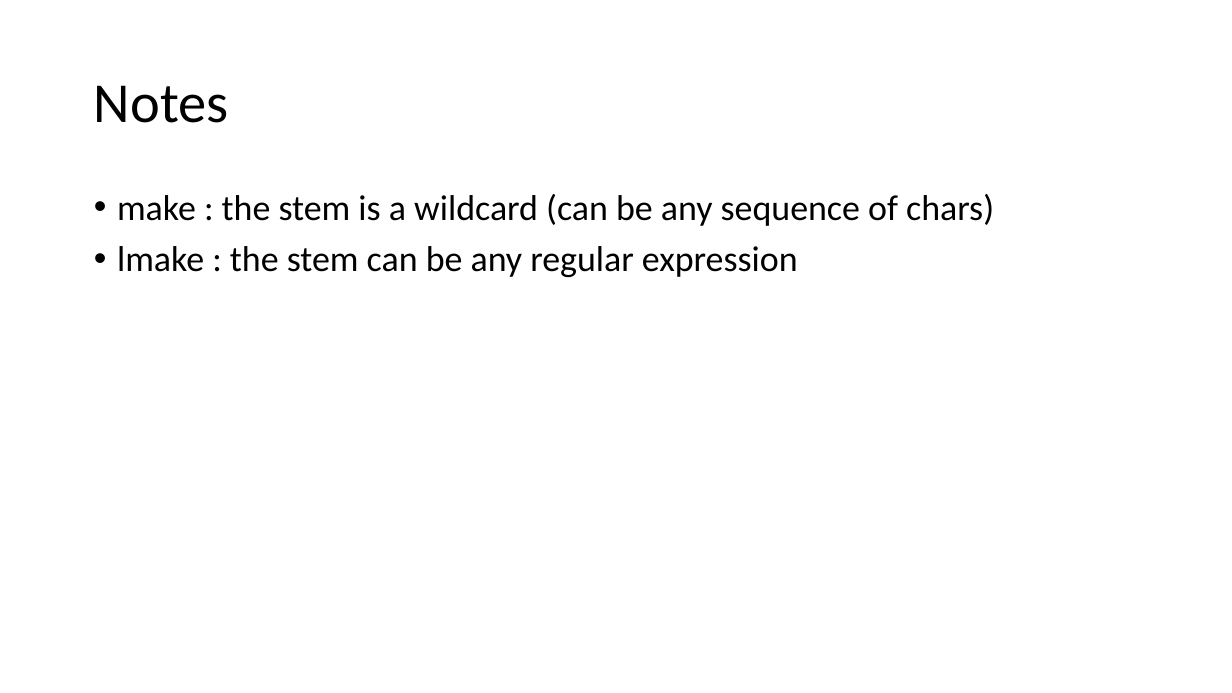
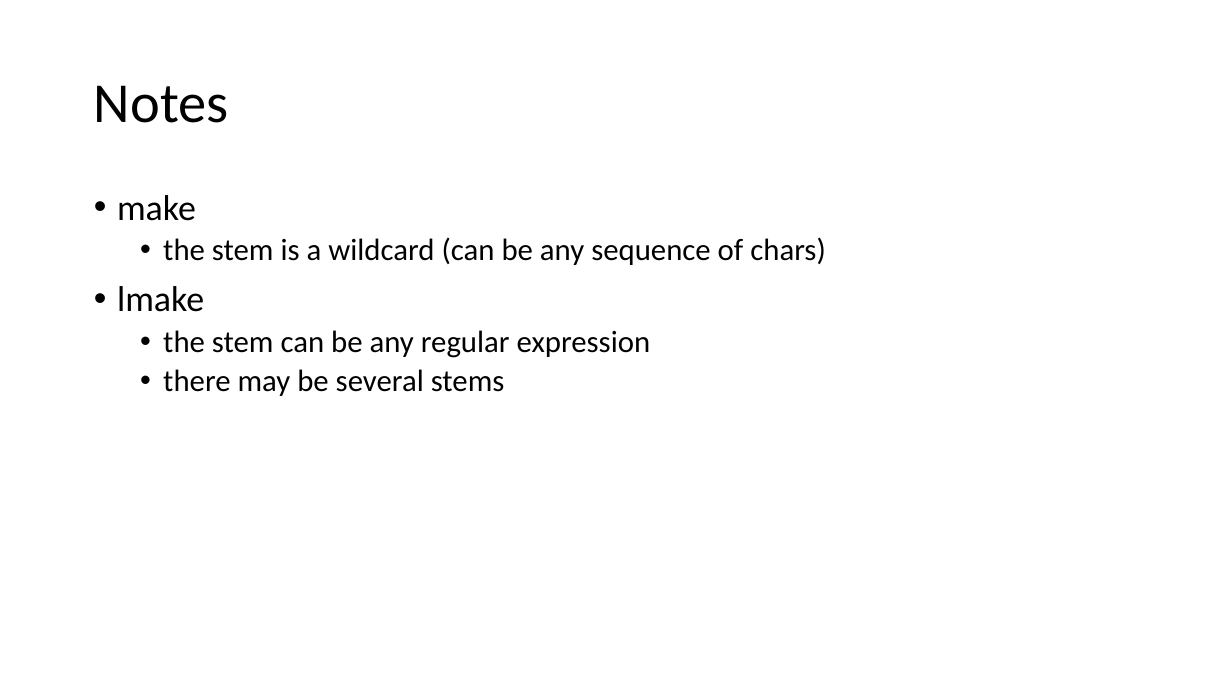
Before and after one commit to cesar-douady/open-lmake, a slide deck: slide 21 of doc/lmake_doc.pptx. Drawn at 1232x693 pixels with LibreOffice and Linux fonts; fonts in the diff are those of the drawing. Boxes give left, top, right and bottom in pixels: in the first picture for what was removed or moved away, otherwise in the second. Text is boxed around its words. In the diff, an @@ line names an element or a change of style, - is before the commit and + after.

```diff
--- a/doc/lmake_doc.pptx
+++ b/doc/lmake_doc.pptx
@@ text at (x1=117, y1=195, x2=826, y2=396): text changed; size 28 to 24 pt @@
-• make : the stem is a wildcard (can be any sequence of chars)
-• lmake : the stem can be any regular expression
+• make
+  • the stem is a wildcard (can be any sequence of chars)
+• lmake
+  • the stem can be any regular expression
+  • there may be several stems
```
Also in this commit, not shown: 16 other slides changed, 5 slides removed, 5 other files.
